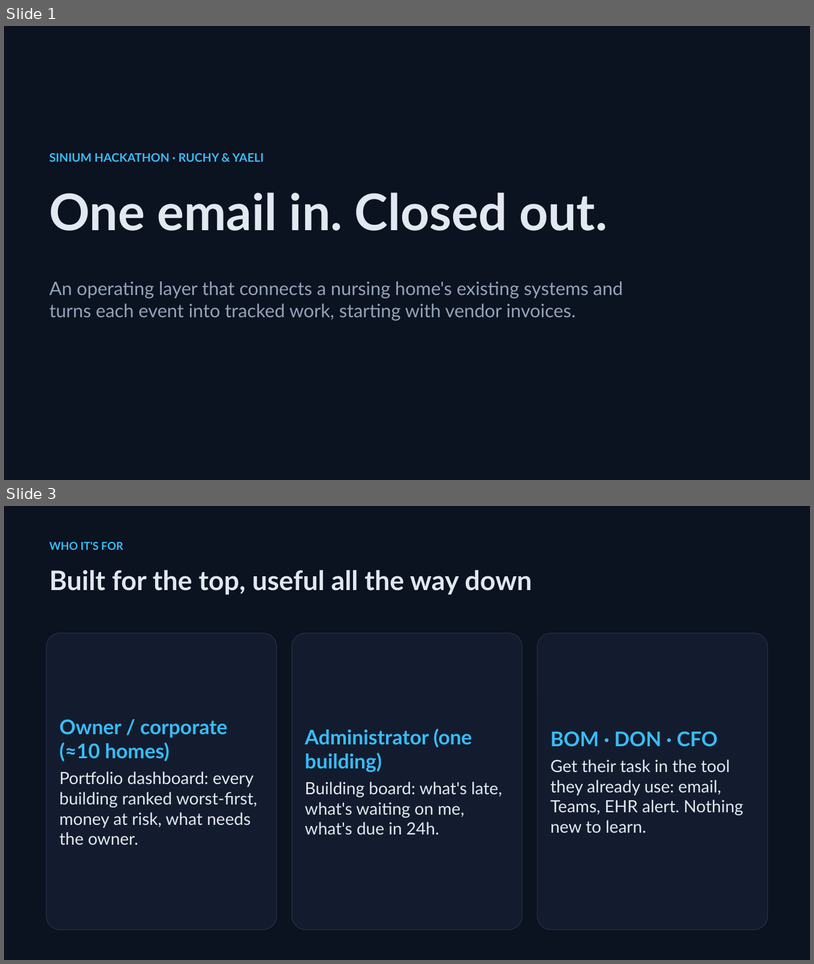
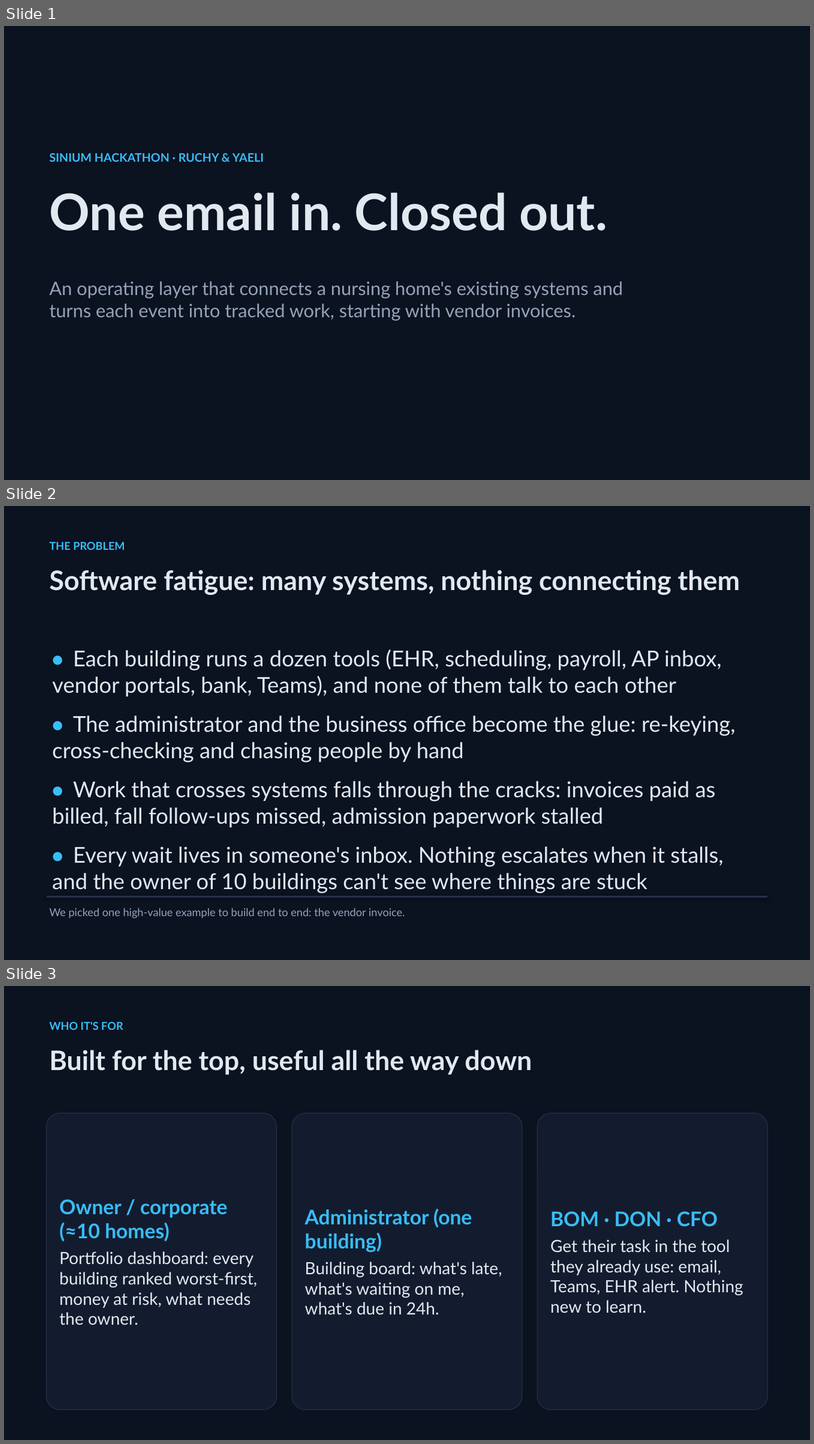
Before and after one commit to Dolphincare-ai/hackation-demo, a slide deck: presentation/deck.pptx. Shown one above the other, each under a label of ours: slides 1 and 3 before the commit, slides 1, 2 and 3 after it; the slides between them are not shown. The pictures are 814x964 and 814x1444 pixels, drawn with LibreOffice and Linux fonts; fonts in the diff are those of the drawing. Boxes give left, top, right and bottom in pixels: in the first picture for what was removed or moved away, otherwise in the second. Text is boxed around its words. In the diff, an @@ line names an element or a change of style, - is before the commit and + after.

Commit message:
presentation fixes

```diff
--- a/presentation/deck.pptx
+++ b/presentation/deck.pptx
@@ slide 2 added at bbox=[4, 506, 810, 960], background #0B1220 @@
@@ text added at bbox=[50, 541, 125, 550], 13 pt, text #38BDF8, bold @@
+THE PROBLEM
@@ text added at bbox=[50, 570, 740, 595], 32 pt, text #E2E8F0, bold @@
+Software fatigue: many systems, nothing connecting them
@@ text added at bbox=[52, 649, 735, 893], 26 pt, text #E2E8F0 @@
+• Each building runs a dozen tools (EHR, scheduling, payroll, AP inbox, vendor portals, bank, Teams), and none of them talk to each other
+• The administrator and the business office become the glue: re-keying, cross-checking and chasing people by hand
+• Work that crosses systems falls through the cracks: invoices paid as billed, fall follow-ups missed, admission paperwork stalled
+• Every wait lives in someone's inbox. Nothing escalates when it stalls, and the owner of 10 buildings can't see where things are stuck
@@ line added from (47, 896) to (768, 896), #26324A 2 pt @@
@@ text added at bbox=[50, 907, 405, 918], 13 pt, text #94A3B8 @@
+We picked one high-value example to build end to end: the vendor invoice.
```
Also in this commit, not shown: 1 slide removed, 2 other files.
